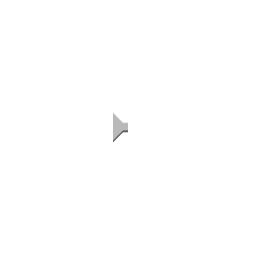
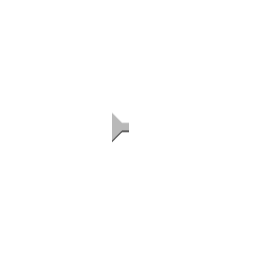
Comparing the layer stacks of the two 256 x 256 images. Changes:
painted on "connector" over [112, 112, 129, 143]
removed layer "connector" (2nd of 3) over [113, 112, 123, 140]
removed layer "connector" (3rd of 3) over [113, 115, 123, 143]
